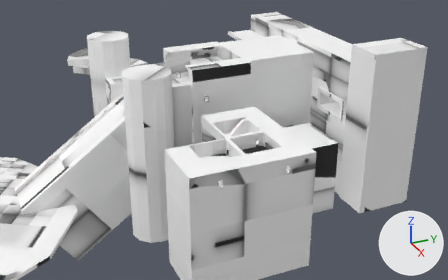
Renders of the Blender file RPG/RPG/data/assets/terrain/tos.blend from each side of a commit.
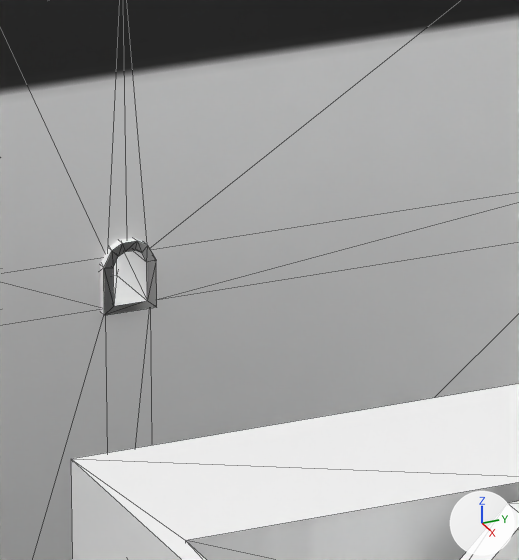
There are two pictures of each version: one from a 50 mm camera at (308.0, -118.2, 117.3) aimed at (40.4, 2.2, -16.5), one close up on the part from 43% to 54% of the width and 26% to 45% of the height. Arrows for +X, +Y and +Z are at lower right; the lights stay in place. The close-ups show mesh edges as thin lines.

In view in the first close-up: 'Level'.
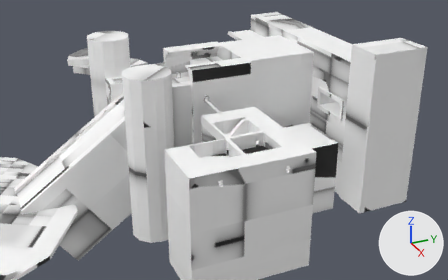
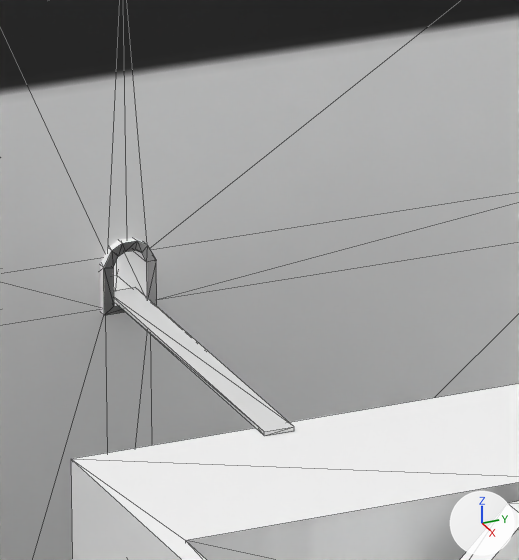
Where the change shows, as pixel boxes [x1, y1, x2, y2] in the close-ups (519 x 560 px):
```json
{"object": "Plank.001", "change": "added", "after": [114, 287, 294, 436]}
```

Scene script edits in JSON lines:
```json
{"op": "add", "block": "me_plank_001", "code": ["me_plank_001 = bpy.data.meshes.new('Plank.001')", "me_plank_001.from_pydata(...)  # a box spanning x -0.8..0.8, y -9.6..9.6, z -0.1..0.1"]}
{"op": "add", "block": "ob_plank_001", "code": ["ob_plank_001 = bpy.data.objects.new('Plank.001', me_plank_001)", "ob_plank_001.location = (31.55, 0.02, -0.74)", "ob_plank_001.rotation_euler = (0.0126, -0.00136, 1.566)  # degrees (0.7, -0.1, 90)", "_m = ob_plank_001.modifiers.new('Triangulate', 'TRIANGULATE')", "_m = ob_plank_001.modifiers.new('EdgeSplit', 'EDGE_SPLIT')"]}
```
